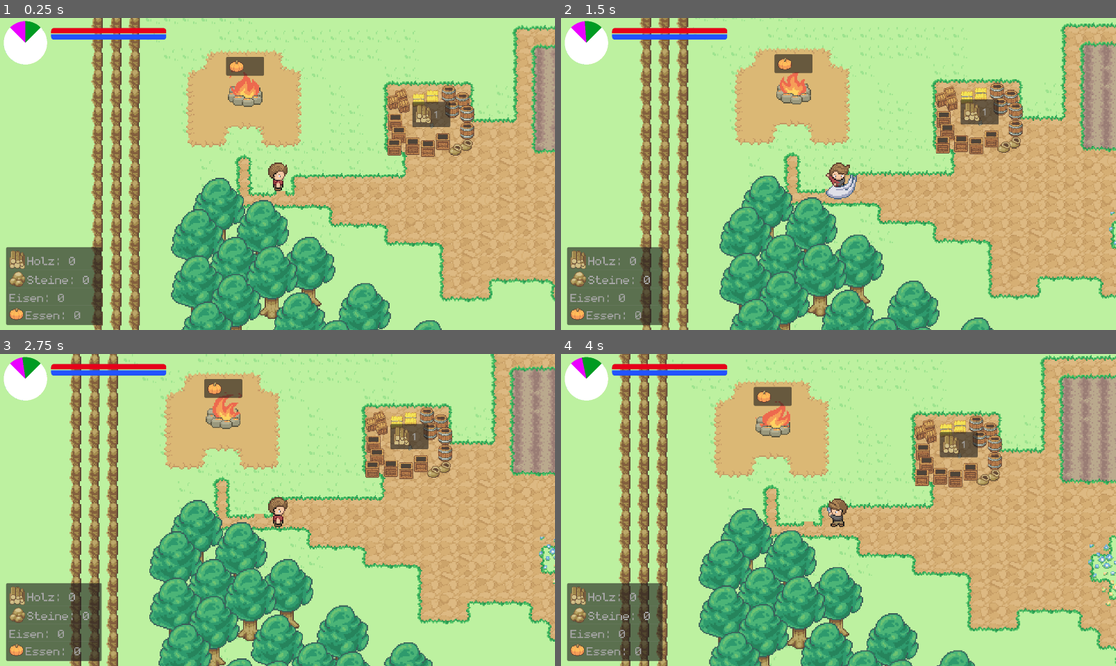
Above: before the commit, frames 1-4 (two rows, left to right).
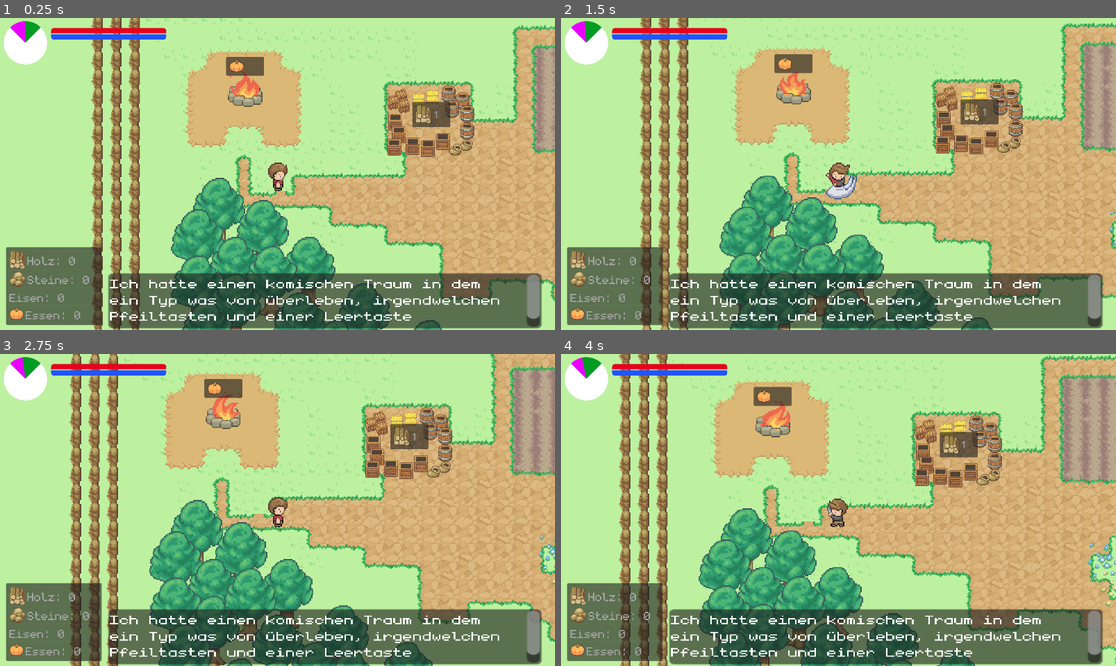
Above: after the commit, the same moments.

Repository: Herzmut-Games/hgj-2023
Game: Godot game, scene res://level.tscn
Same seed, same stepped clock (60 frames per second), same inputs: the game is played once before the commit and once after it.
Inputs:
- Up to frame 1 (0.25 s): no input
- Up to frame 2 (1.5 s): hold Right (ui_right) 0.53-1.28 s; tap Space (action) at 0.6, 1.35 s; hold Down (ui_down) from 1.28 s (still down)
- Up to frame 3 (2.75 s): release Down (ui_down) at 2.03 s; hold Right (ui_right) from 2.03 s (still down); tap Space (action) at 2.1 s
- Up to frame 4 (4 s): release Right (ui_right) at 2.78 s; hold Up (ui_up) 2.78-3.53 s; tap Space (action) at 2.85, 3.6 s; hold Left (ui_left) from 3.53 s (still down)

The runs differ from the first frame. In frame 1, 14% of the frame differs, in the area x 19-98%, y 81-100%; in frame 2, 14%; in frame 3, 14%; in frame 4, 14%.

Commit message:
Add more tutorials texts

Diff:
--- a/Player.gd
+++ b/Player.gd
@@ -28,6 +28,8 @@
 	Game.season_changed.connect(season_changed)
 	Game.notify.connect(notify)
 	_play_animation("idle")
+
+	Game.send_notify("Ich hatte einen komischen Traum in dem ein Typ was von überleben, irgendwelchen Pfeiltasten und einer Leertaste geschwafelt hat..")
 
 func _physics_process(delta):
 	run_state(delta)
--- a/game.gd
+++ b/game.gd
@@ -15,6 +15,8 @@
 const THUNDERSTORM_CHANCE = 0.5
 
 var season = Season.SPRING
+var year = 0
+
 var hunger_level = MAX_HUNGER
 var thirst_level = MAX_THIRST
 var house_level = 0
@@ -46,6 +48,7 @@
 var tree3 = preload("res://assets/Trees and Bushes/Tree_Snow_2.png")
 
 signal season_changed
+signal year_changed
 signal fuel_changed
 signal hunger_changed
 signal thirst_changed
@@ -58,6 +61,8 @@
 func _ready():
 	self.connect("season_changed", _season_changed)
 	self.connect("fuel_changed", _fuel_changed)
+	self.connect("year_changed", _year_changed)
+
 
 func dec_thirst():
 	thirst_level -= 1
@@ -91,23 +96,37 @@
 
 func _fuel_changed(new_fuel):
 	if new_fuel == 0 and (season == Game.Season.WINTER or season == Game.Season.FALL):
-		end_game("erforen kein fuel winter/fall")
+		end_game("erfroren kein fuel winter/fall")
+
+func _year_changed(new_year):
+	match new_year:
+		1: send_notify("Den Winter hab ich so gerade geschafft, ein Haus mit Kamin brauche ich bis zum Herbst auf jeden Fall...")
+
+var summer_info_seen = false
 
 func _season_changed(new_season):
 	if randf_range(0, 1) < THUNDERSTORM_CHANCE:
 		thunderstorm = true
 	else:
 		thunderstorm = false
+
 	match new_season:
+		Game.Season.SPRING:
+			# Year starts in spring
+			_bump_year()
+		Game.Season.SUMMER:
+			if not summer_info_seen:
+				send_notify("Wahnsinn wie heiß es hier im Sommer ist, da muss ich dran denken immer genug zu trinken")
+				summer_info_seen = true
 		Game.Season.WINTER:
 			if house_level < 1:
 				end_game("erfroren (kein haus)")
-			elif fuel_left == 0:
+			if year > 0 and fuel_left == 0:
 				end_game("erfroren (kein fuel winter)")
 		Game.Season.FALL:
 			if house_level < 1:
-				send_notify("A cold winter is approaching!")
-			if fuel_left == 0:
+				send_notify("Ich glaube der Winter wird kalt...")
+			if year > 0 and fuel_left == 0:
 				end_game("erfroren (kein fuel fall)")
 
 func set_season(s):
@@ -183,6 +202,11 @@
 func send_notify(text):
 	notify.emit(text)
 
+func _bump_year():
+	year += 1
+	year_changed.emit(year)
+
+
 func end_game(reason):
 	print(reason)
 	get_tree().change_scene_to_file("res://end.tscn")
